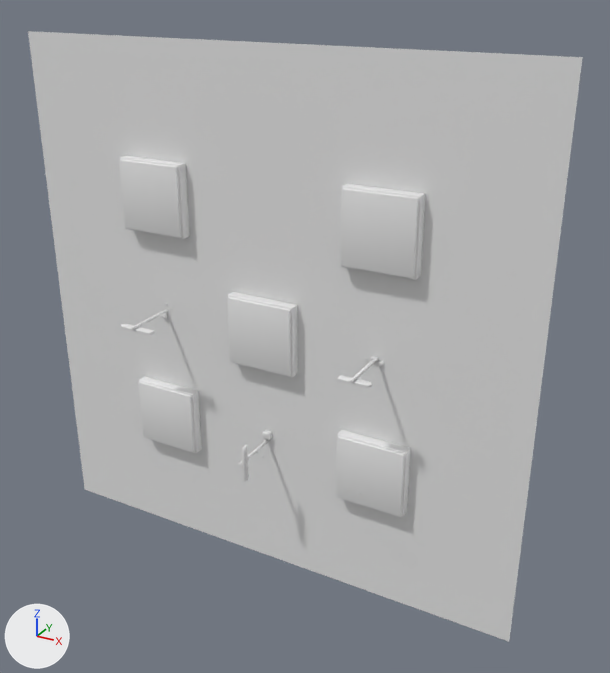
Two versions of the glTF model src/models/crossroads/static/base1.glb, one commit apart.
Both versions are drawn from a 50 mm lens placed at (29.7, -48.1, 24.4), pointed at (3.6, -0.5, 0.6). Every picture has the same lights, and +X, +Y and +Z are marked at lower left. Where no turn or scale is listed for an object, it has been applied to the vertices. Vertices at the same position are counted once.

Objects in the first picture: 'floor.007', 'shadeBlack', 'shadeWhite.007', 'shadeWhite.077', 'shadeWhite.078', 'shadeWhite.079', 'shadeWhite.080'.
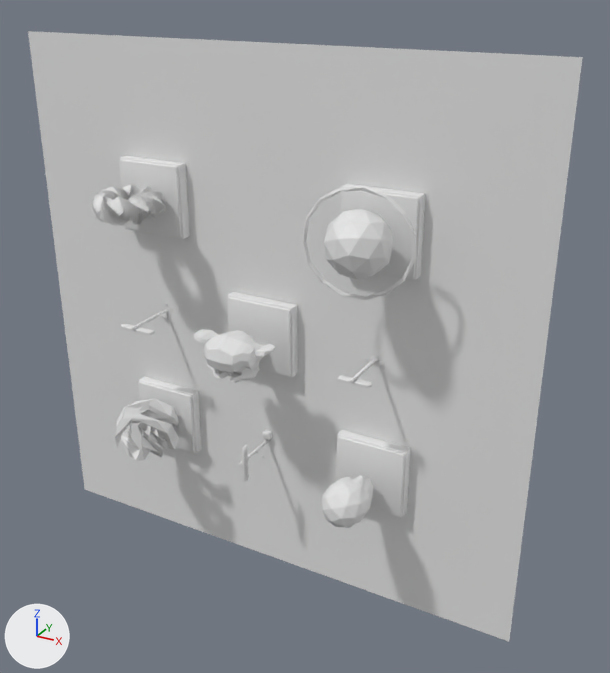
Changed parts and their boxes (x1, y1, x2, y2) in the pictures (610 x 673 px):
'shadeBlack.007', added
    after: (302, 186, 416, 300)
'shadeBlack.003', added
    after: (115, 399, 179, 461)
'shadeBlack.002', added
    after: (194, 329, 275, 383)
'shadeBlack', reshaped, moved, turned, rescaled
    before: (132, 309, 167, 330)
    after: (91, 185, 166, 226)
'shadeBlack.006', added
    after: (322, 475, 373, 528)
part 1 of me_cube_020, built on
    before: (132, 309, 167, 330)
    after: (91, 185, 166, 226)

Diff of the bpy script that builds the scene:
```diff
--- a/src/models/crossroads/static/base1.glb.py
+++ b/src/models/crossroads/static/base1.glb.py
@@ me_cube_020 @@
 # used by ob_shadeblack; location = (-8.94, 0.0, 0.0)
-me_cube_020.from_pydata(...)  # 56 vertices, 108 faces; spans x -0.09..0.09, y -4.08..-0.01, z -0.09..0.09
+me_cube_020.from_pydata(...)  # 700 vertices, 800 faces; spans x -1.41..1.41, y -1.25..5.77, z -3.51..3.51
+# me_cube_020 part 1: 56 vertices removed from x -0.09..0.09, y -4.08..-0.01, z -0.09..0.09; 700 vertices added at x -1.41..1.41, y -1.25..5.77, z -3.51..3.51
+# me_cube_020 part 2: the surface is now shaded flat
@@ me_suzanne_007 @@
+me_suzanne_007.from_pydata(...)  # 505 vertices, 968 faces; spans x -3.14..3.14, y -2.61..2.61, z -1.61..1.61
@@ me_torus_010 @@
+me_torus_010.from_pydata(...)  # 66 vertices, 132 faces; spans x -2.64..2.76, y -2.34..2.27, z -2.13..2.26
@@ me_icosphere_007 @@
+me_icosphere_007.from_pydata(...)  # 162 vertices, 320 faces; spans x -1.62..1.62, y -1.55..3.89, z -1.61..1.64
@@ me_icosphere_006 @@
+me_icosphere_006.from_pydata(...)  # 95 vertices, 186 faces; spans x -3.52..3.5, y -2.13..2.13, z -3.57..3.54
@@ ob_shadeblack @@
 ob_shadeblack = bpy.data.objects.new('shadeBlack', me_cube_020)
-ob_shadeblack.location = (-8.94, 0.0, 0.0)
+ob_shadeblack.location = (-10.59, -3.37, 9.13)
+ob_shadeblack.rotation_euler = (1.571, 1.571, 0.0)  # degrees (90, 90, 0)
+ob_shadeblack.scale = (0.715, 0.715, 0.715)
@@ ob_shadeblack_002 @@
+ob_shadeblack_002 = bpy.data.objects.new('shadeBlack.002', me_suzanne_007)
+ob_shadeblack_002.location = (0.0, -3.54, 0.0)
@@ ob_shadeblack_003 @@
+ob_shadeblack_003 = bpy.data.objects.new('shadeBlack.003', me_torus_010)
+ob_shadeblack_003.location = (-8.9, -3.41, -8.85)
@@ ob_shadeblack_006 @@
+ob_shadeblack_006 = bpy.data.objects.new('shadeBlack.006', me_icosphere_007)
+ob_shadeblack_006.location = (8.94, -4.72, -9.04)
@@ ob_shadeblack_007 @@
+ob_shadeblack_007 = bpy.data.objects.new('shadeBlack.007', me_icosphere_006)
+ob_shadeblack_007.location = (8.97, -3.69, 9.07)
```
